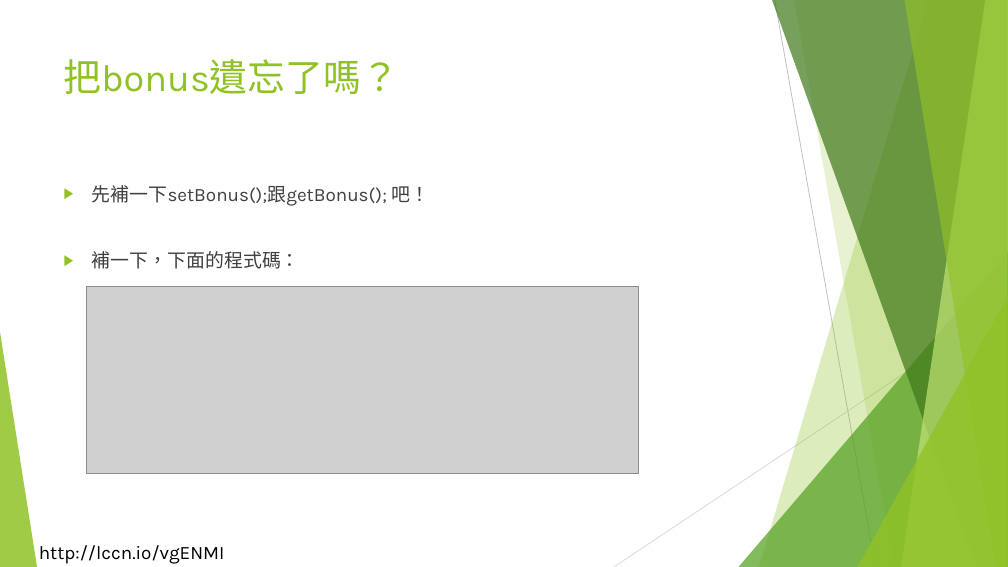
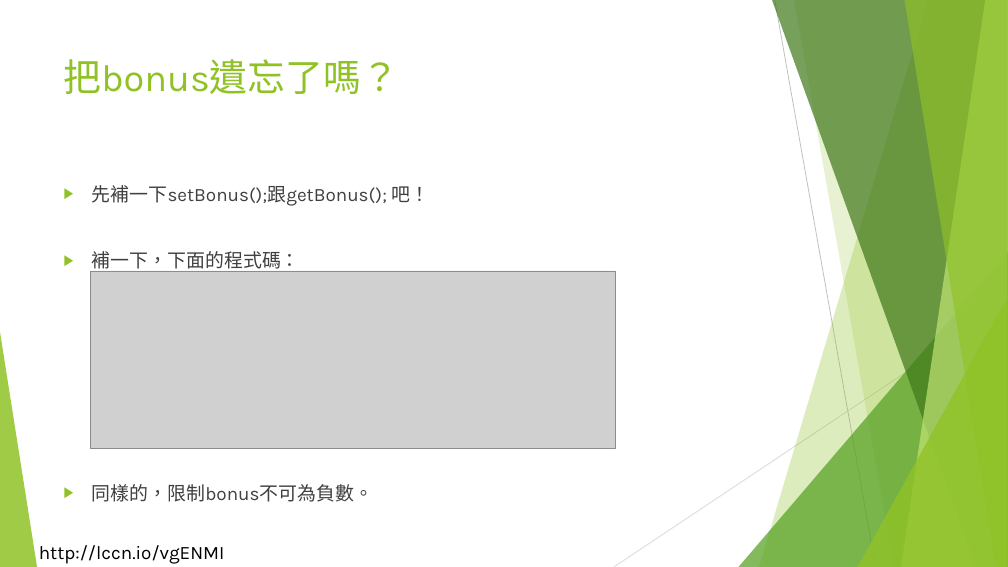
Before and after one commit to liulawsi/My_PPTs, a slide deck: slide 48 of LCC/Java/10_物件導向程式設計.pptx (slide 47 before the commit). Drawn at 1008x567 pixels with LibreOffice and Linux fonts; fonts in the diff are those of the drawing; grey boxes stand for pictures; background and template pictures are left out. Boxes give left, top, right and bottom in pixels: in the first picture for what was removed or moved away, otherwise in the second. Text is boxed around its words. In the diff, an @@ line names an element or a change of style, - is before the commit and + after.

```diff
--- a/LCC/Java/10_物件導向程式設計.pptx
+++ b/LCC/Java/10_物件導向程式設計.pptx
@@ picture resized from (x1=86, y1=287, x2=638, y2=473) to (x1=90, y1=271, x2=616, y2=448) @@
@@ text at (x1=92, y1=484, x2=373, y2=502): paragraph added @@
+▶ 同樣的，限制bonus不可為負數。
```
Also in this commit, not shown: 10 other slides changed, 1 slide added.
